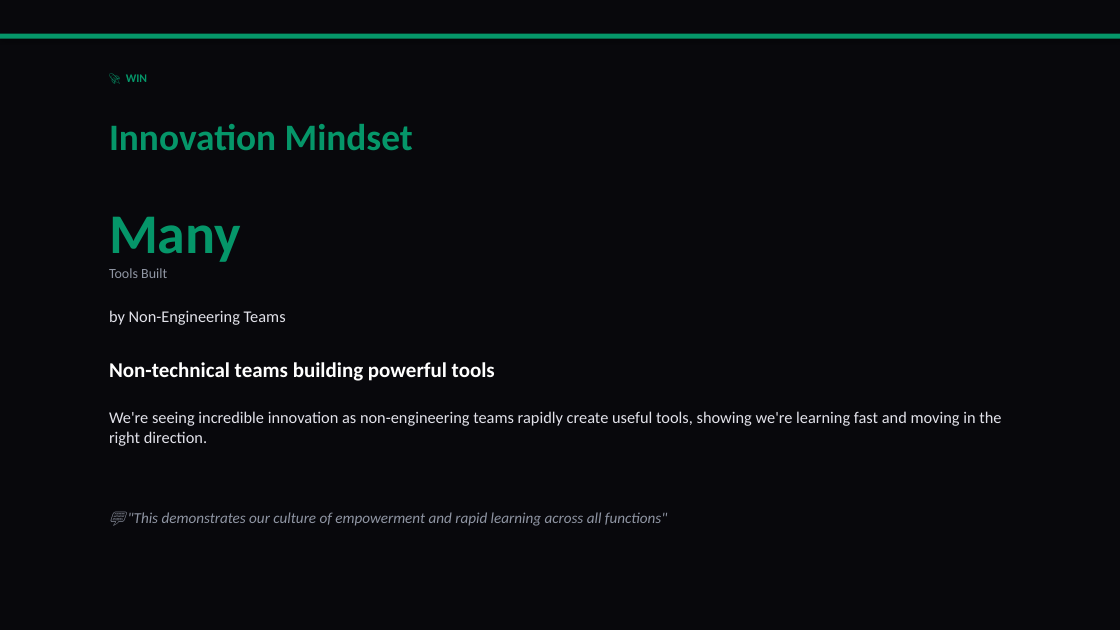
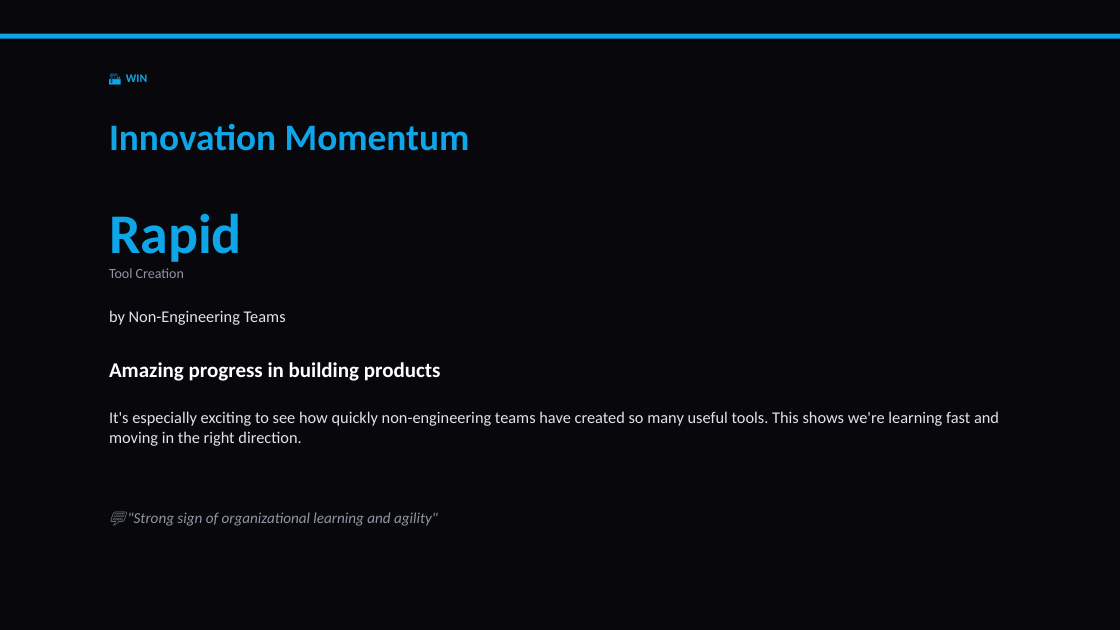
Before and after one commit to liliyagarifullina-maker/appodeal-pulse, a slide deck: slide 11 of data/archive/pulse_2026-03-15.pptx (slide 8 before the commit). Drawn at 1120x630 pixels with LibreOffice and Linux fonts; fonts in the diff are those of the drawing. Boxes give left, top, right and bottom in pixels: in the first picture for what was removed or moved away, otherwise in the second. Text is boxed around its words. In the diff, an @@ line names an element or a change of style, - is before the commit and + after.

```diff
--- a/data/archive/pulse_2026-03-15.pptx
+++ b/data/archive/pulse_2026-03-15.pptx
@@ rectangle at (0, 34, 1120, 39): fill #059669 to #0EA5E9 @@
@@ text at (126, 74, 147, 82): text changed; text colour #059669 to #0EA5E9 @@
-🚀 WIN
+🏗️ WIN
@@ text at (109, 124, 470, 151): text changed; text colour #059669 to #0EA5E9 @@
-Innovation Mindset
+Innovation Momentum
@@ text at (109, 213, 242, 262): text changed; text colour #059669 to #0EA5E9 @@
-Many
+Rapid
@@ text at (109, 268, 184, 278): text changed @@
-Tools Built
+Tool Creation
@@ text at (109, 362, 441, 381): text changed @@
-Non-technical teams building powerful tools
+Amazing progress in building products
@@ text at (109, 411, 999, 446): text changed @@
-We're seeing incredible innovation as non-engineering teams rapidly create useful tools, showing we're learning fast and moving in the right direction.
+It's especially exciting to see how quickly non-engineering teams have created so many useful tools. This shows we're learning fast and moving in the right direction.
@@ text at (128, 512, 438, 526): text changed @@
-💬 "This demonstrates our culture of empowerment and rapid learning across all functions"
+💬 "Strong sign of organizational learning and agility"
```
Also in this commit, not shown: 9 other slides changed, 14 slides added, 5 slides removed, 2 other files.
